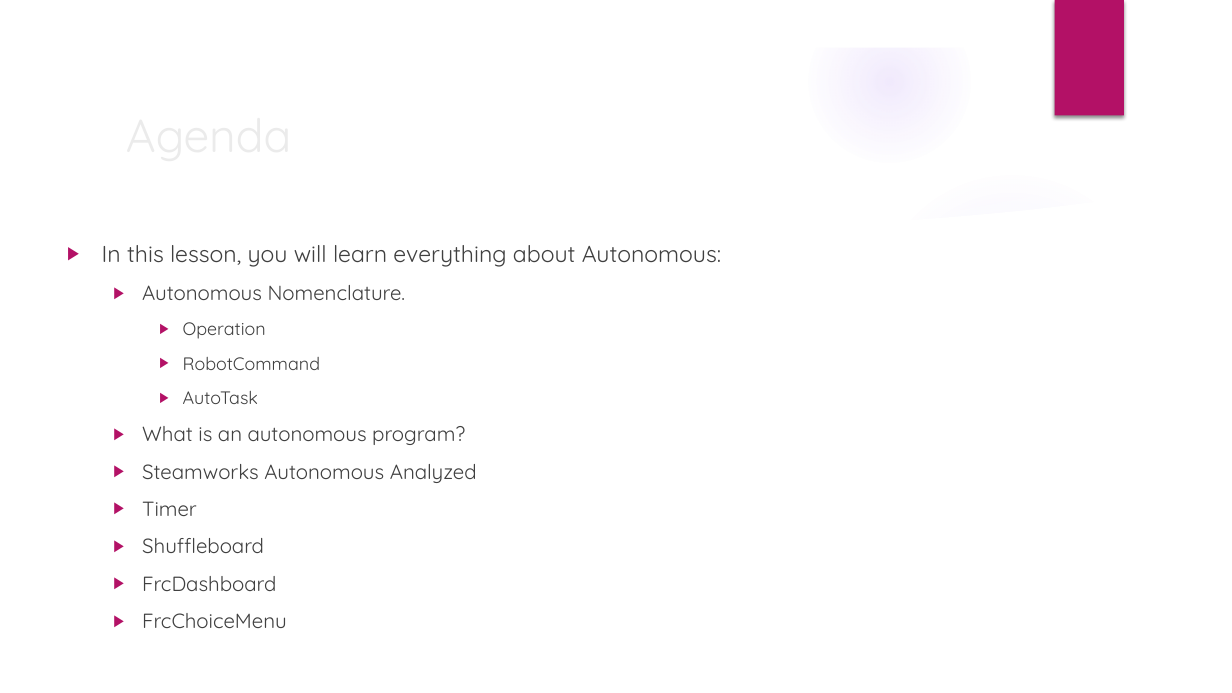
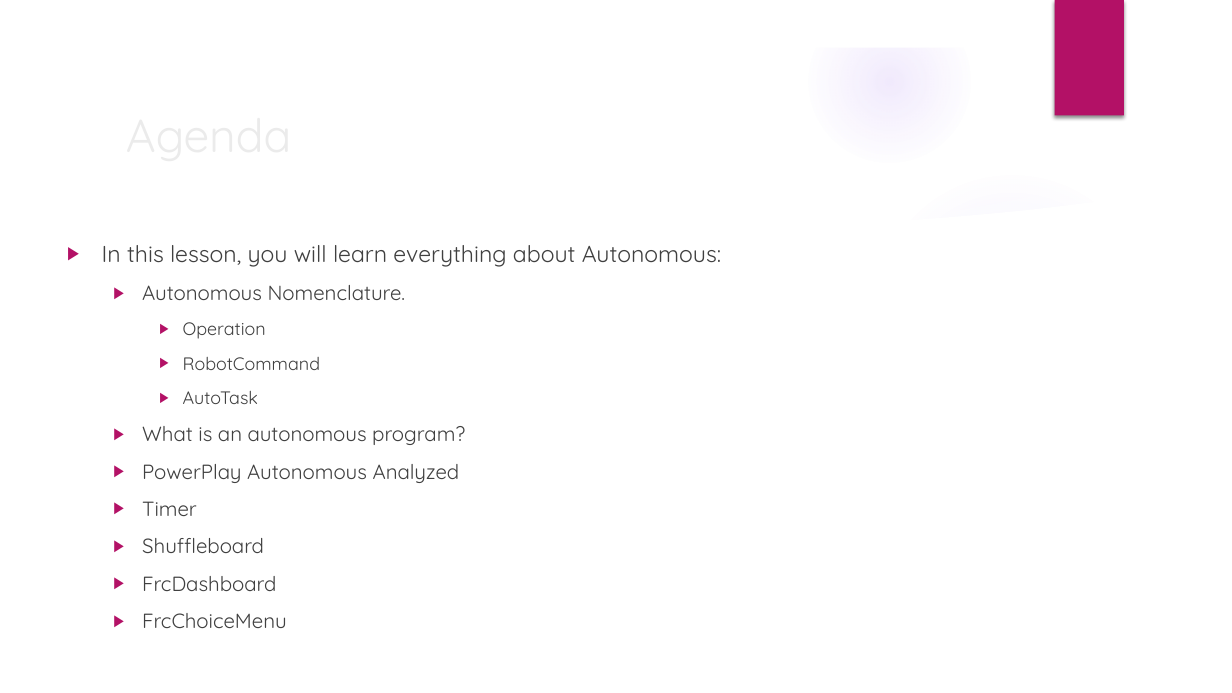
Before and after one commit to trc492/FrcProgrammingClass, a slide deck: slide 2 of FtcLessons/7-Autonomous.pptx. Drawn at 1232x693 pixels with LibreOffice and Linux fonts; fonts in the diff are those of the drawing; background and template pictures are left out. Boxes give left, top, right and bottom in pixels: in the first picture for what was removed or moved away, otherwise in the second. Text is boxed around its words. In the diff, an @@ line names an element or a change of style, - is before the commit and + after.

```diff
--- a/FtcLessons/7-Autonomous.pptx
+++ b/FtcLessons/7-Autonomous.pptx
@@ text at [142, 464, 460, 483]: text changed @@
-  ▶ Steamworks Autonomous Analyzed
+  ▶ PowerPlay Autonomous Analyzed
```
Also in this commit, not shown: 5 other slides changed, 1 other file.
